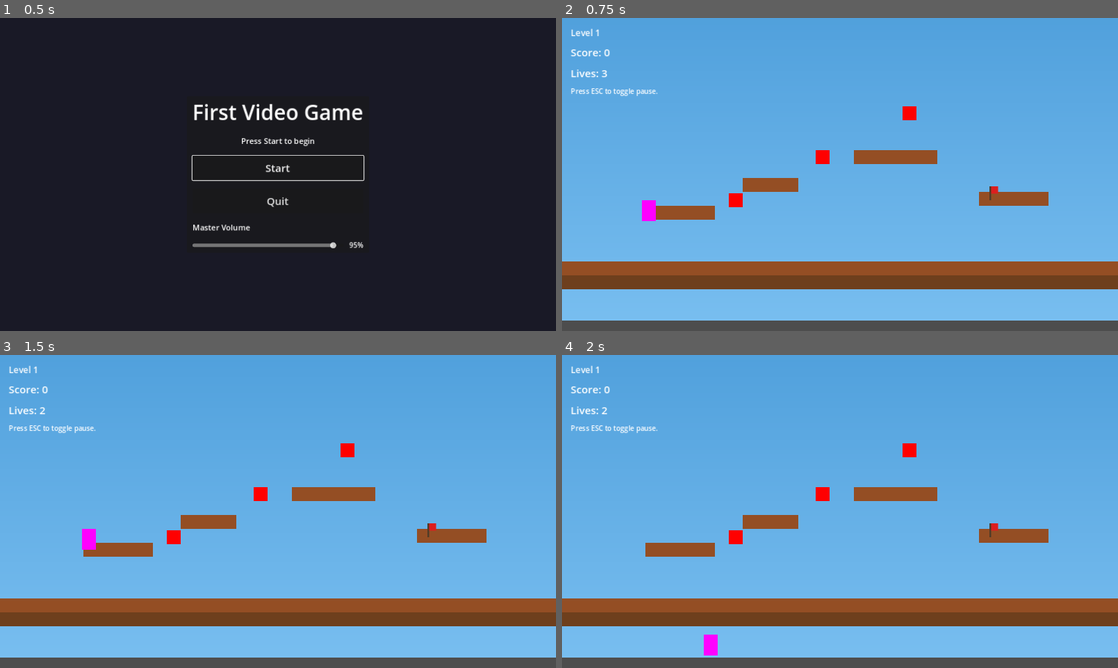
Above: before the commit, frames 1-4 (two rows, left to right).
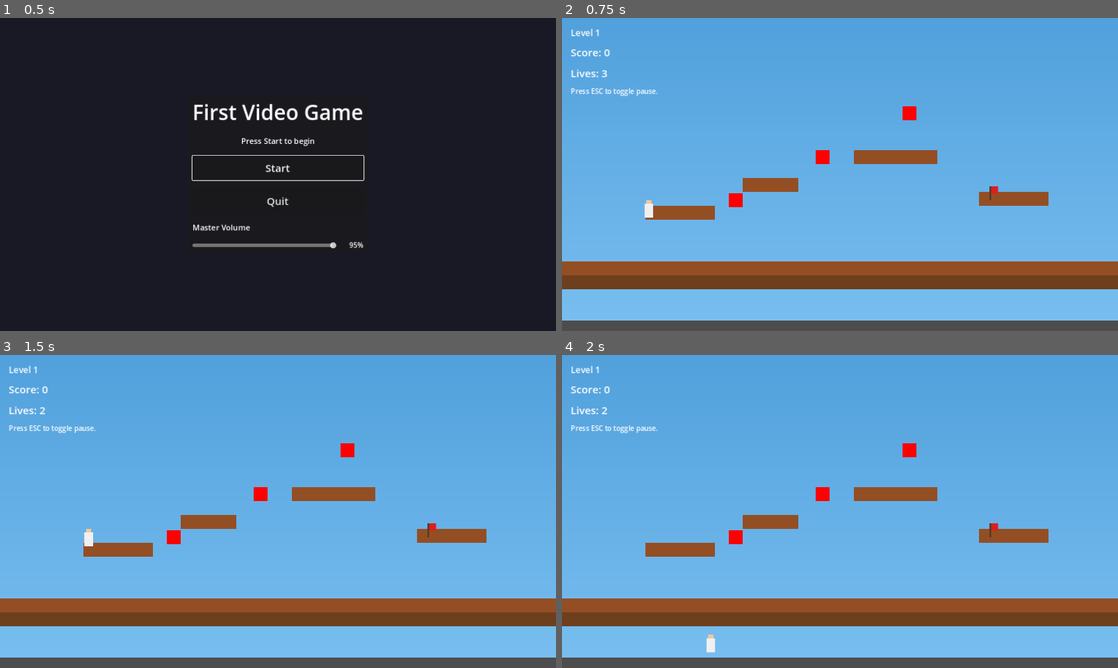
Above: after the commit, the same moments.

Repository: otthyyy/firstvideogame
Game: Godot game, scene res://scenes/MainMenu.tscn
Two runs of this game, one before a commit and one after it. Both use one fixed random seed, a clock stepped at 60 frames per second and the inputs below. Sound files missing from this copy of the repository are replaced by a short silence.
Inputs:
- Up to frame 1 (0.5 s): no input
- Up to frame 2 (0.75 s): click "Start" at 0.5 s
- Up to frame 3 (1.5 s): tap Enter (ui_accept) at 1.25 s; hold Right (move_right) from 1.28 s (still down)
- Up to frame 4 (2 s): keep holding Right (move_right); tap Space (jump) at 1.52 s

Frame 1 is identical in both runs. In frame 2, 0.2% of the frame differs, in the area x 14-17%, y 58-65%; in frame 3, 0.2%; in frame 4, 0.2%.

Commit message:
Update Player scene to use player texture from merged assets

Diff:
--- a/scenes/Player.tscn
+++ b/scenes/Player.tscn
@@ -1,18 +1,16 @@
 [gd_scene load_steps=5 format=3 uid="uid://cpujq1n83ql3j"]
 
 [ext_resource type="Script" path="res://scripts/Player.gd" id="1_player_script"]
+[ext_resource type="Texture2D" uid="uid://epk0twmexn1e" path="res://assets/player.png" id="2_player_texture"]
 
 [sub_resource type="RectangleShape2D" id="RectangleShape2D_player_collision"]
-size = Vector2(32, 48)
-
-[sub_resource type="PlaceholderTexture2D" id="PlaceholderTexture2D_sprite"]
 size = Vector2(32, 48)
 
 [sub_resource type="SpriteFrames" id="SpriteFrames_player"]
 animations = [{
 "frames": [{
 "duration": 1.0,
-"texture": SubResource("PlaceholderTexture2D_sprite")
+"texture": ExtResource("2_player_texture")
 }],
 "loop": true,
 "name": &"idle",
@@ -20,7 +18,7 @@
 }, {
 "frames": [{
 "duration": 1.0,
-"texture": SubResource("PlaceholderTexture2D_sprite")
+"texture": ExtResource("2_player_texture")
 }],
 "loop": true,
 "name": &"jump",
@@ -28,7 +26,7 @@
 }, {
 "frames": [{
 "duration": 1.0,
-"texture": SubResource("PlaceholderTexture2D_sprite")
+"texture": ExtResource("2_player_texture")
 }],
 "loop": true,
 "name": &"run",
@@ -45,3 +43,4 @@
 
 [node name="CollisionShape2D" type="CollisionShape2D" parent="."]
 shape = SubResource("RectangleShape2D_player_collision")
+position = Vector2(0, 4)
